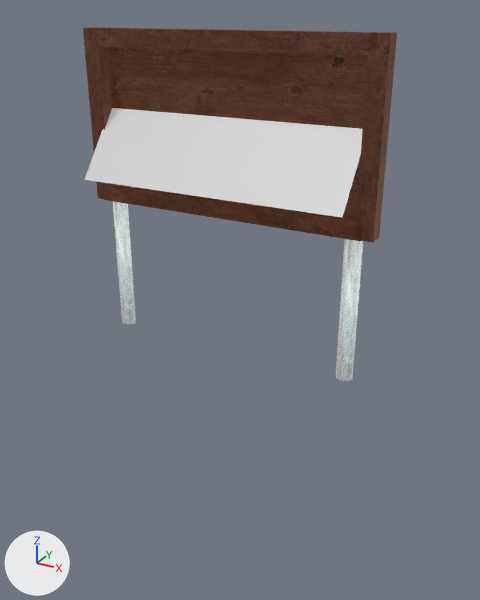
The FBX model Assets/Models/WTO.fbx as it was, and as the next commit left it.
Both versions are drawn from a 50 mm camera at (19.39, -6.97, 41.87) aimed at (15.37, 0.33, 38.22). Every picture has the same lights, and +X, +Y and +Z are marked at lower left.
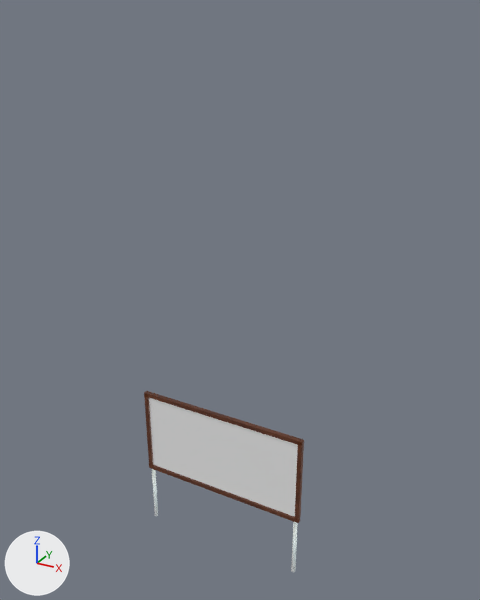
Edits to the bpy script that builds the scene:
```text
Change ob_cube_003:
    ob_cube_003.location: (17.16, 0.1, 40.55) -> (16.45, 0.1, 35.74)
    ob_cube_003.scale: (1.09, 0.109, 0.109) -> (0.677, 0.0319, 0.0319)
Change ob_plane:
    ob_plane.location: (15.27, 0.1, 40.55) -> (15.15, 0.1, 35.72)
    ob_plane.rotation_euler: (0.927, 0.0, 0.0) -> (1.571, 0.0, 0.0)  # degrees (53, 0, 0) -> degrees (90, 0, 0)
    ob_plane.scale: (1.77, 0.906, 0.0) -> (1.31, 0.657, 898.0)
Change ob_cube_001:
    ob_cube_001.location: (15.27, 0.1, 41.54) -> (15.15, 0.1, 36.4)
    ob_cube_001.scale: (1.86, 0.109, 0.109) -> (1.33, 0.0319, 0.0319)
Change ob_cube:
    ob_cube.location: (15.27, 0.1, 39.56) -> (15.15, 0.1, 35.04)
    ob_cube.scale: (1.86, 0.109, 0.109) -> (1.33, 0.0319, 0.0319)
Change ob_plane_001:
    ob_plane_001.location: (15.27, 0.18, 40.55) -> (15.15, 0.13, 35.72)
    ob_plane_001.scale: (1.77, 0.906, 3080.0) -> (1.31, 0.657, 898.0)
Change ob_cylinder_001:
    ob_cylinder_001.location: (17.0, 0.1, 38.57) -> (16.42, 0.1, 34.54)
    ob_cylinder_001.scale: (0.109, 0.0898, 0.985) -> (0.0319, 0.0262, 0.511)
Change ob_cube_002:
    ob_cube_002.location: (13.42, 0.1, 40.55) -> (13.86, 0.1, 35.74)
    ob_cube_002.scale: (1.09, 0.109, 0.109) -> (0.677, 0.0319, 0.0319)
Change ob_cylinder:
    ob_cylinder.location: (13.61, 0.1, 38.57) -> (13.89, 0.1, 34.54)
    ob_cylinder.scale: (0.109, 0.0898, 0.985) -> (0.0319, 0.0262, 0.511)
```

Boxes [x1, y1, x2, y2] around the edits, measured in the pictures (480 x 600 px):
'Plane', moved, turned, rescaled: before [85, 108, 363, 218]; after [149, 398, 298, 517]
'Plane.001', moved, rescaled (not visible afterwards): before [108, 47, 368, 217]
'Cube.001', moved, rescaled (44% narrower, 90% taller): before [89, 28, 377, 56]; after [144, 391, 304, 445]
'Cube.003', moved, rescaled (77% narrower, 63% shorter): before [355, 32, 397, 243]; after [295, 442, 304, 520]
'Cube', moved, rescaled (42% narrower): before [102, 184, 363, 241]; after [149, 465, 300, 523]
'Cylinder.001', moved, rescaled: before [336, 239, 363, 381]; after [291, 522, 298, 572]
'Cube.002', moved, rescaled: before [83, 27, 112, 200]; after [144, 394, 153, 465]
'Cylinder', moved, rescaled (71% narrower, 61% shorter): before [113, 201, 136, 324]; after [152, 469, 158, 516]
